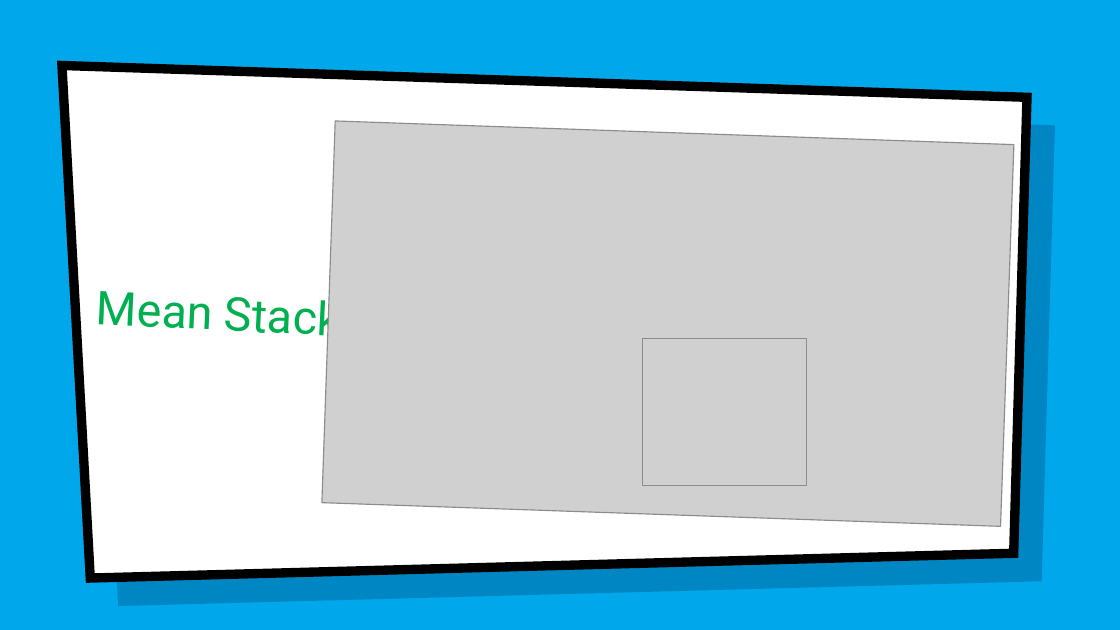
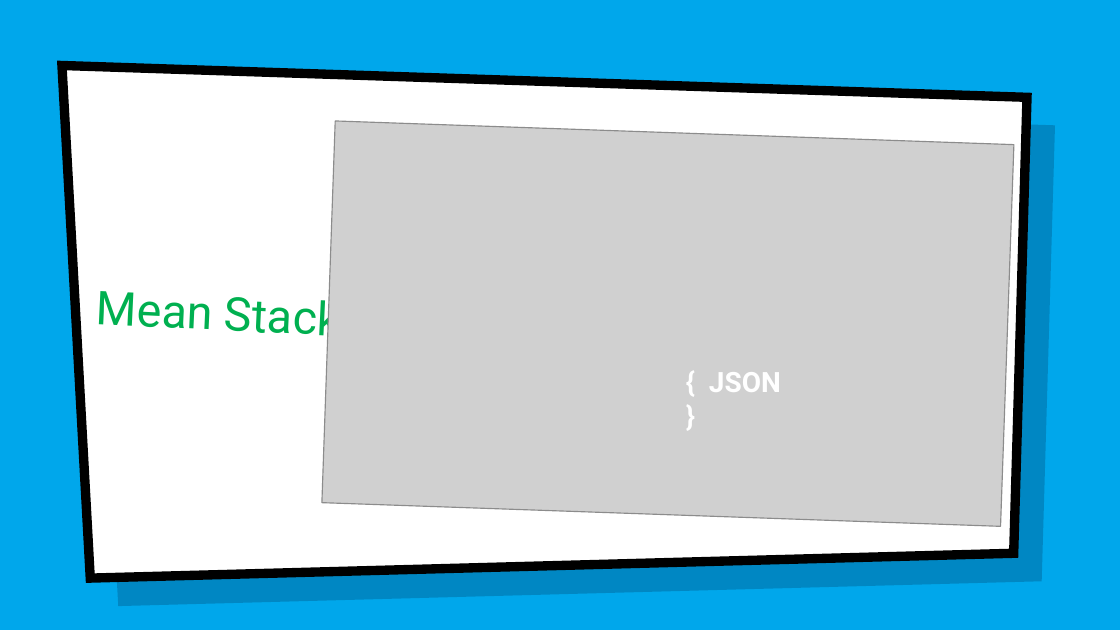
Before and after one commit to renanbastos93/Introdu-o-ao-NodeJS, a slide deck: slide 6 of Apresentacao NodeJS.pptx. Drawn at 1120x630 pixels with LibreOffice and Linux fonts; fonts in the diff are those of the drawing; grey boxes stand for pictures; background and template pictures are left out. Boxes give left, top, right and bottom in pixels: in the first picture for what was removed or moved away, otherwise in the second. Text is boxed around its words. In the diff, an @@ line names an element or a change of style, - is before the commit and + after.

```diff
--- a/Apresentacao NodeJS.pptx
+++ b/Apresentacao NodeJS.pptx
@@ picture removed at (642,338,806,485) @@
@@ text added at (709,372,781,392), 18 pt, text #FFFFFF, bold @@
+{ JSON }
```
Also in this commit, not shown: 15 other slides changed, 2 slides added, 1 slide removed, 3 other files.
